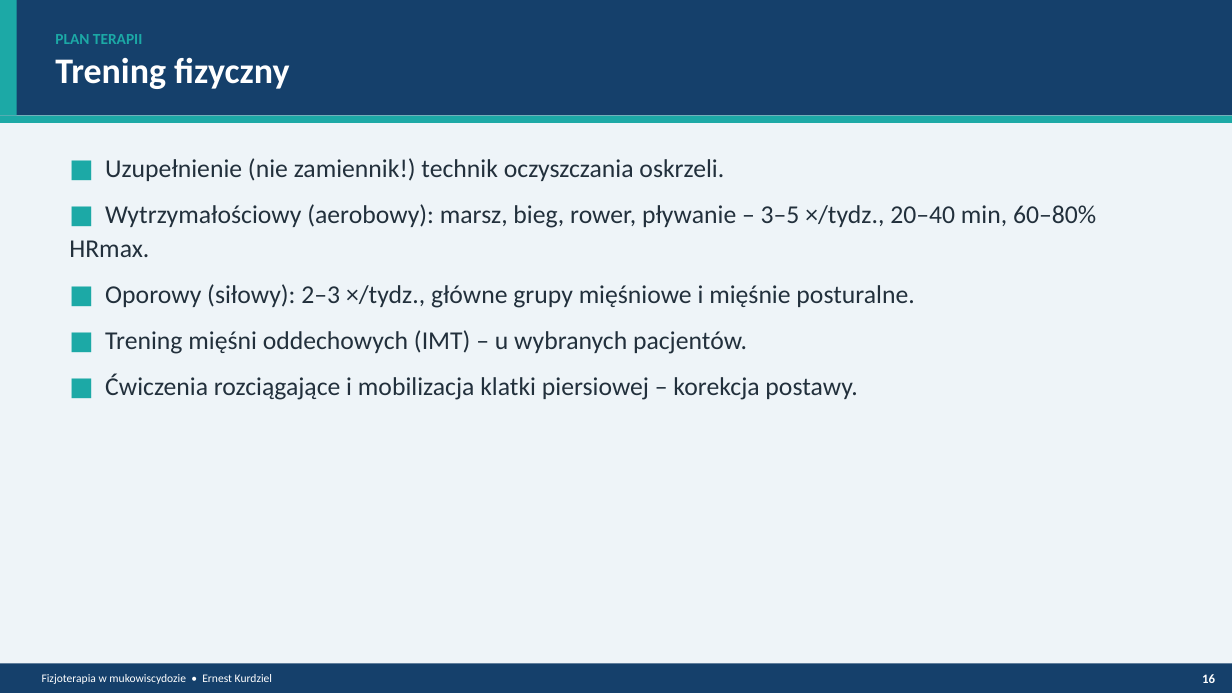
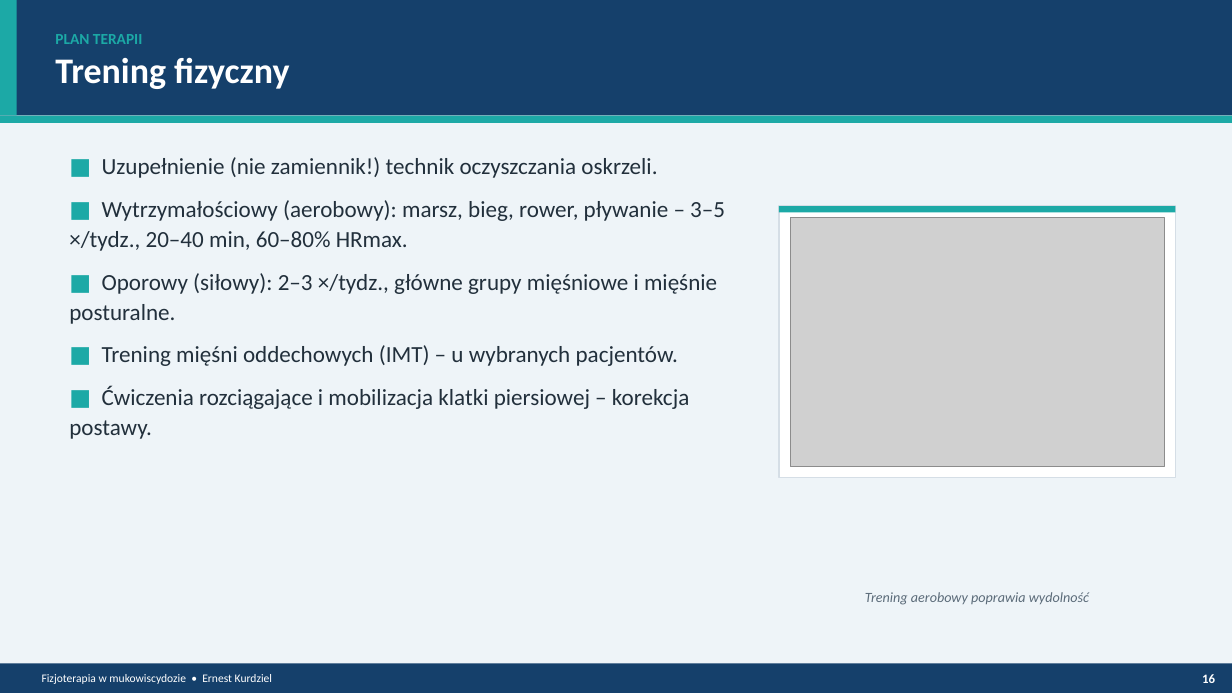
Before and after one commit to ernestkurdziel-max/eqwdfqae, a slide deck: slide 17 of Fizjoterapia_mukowiscydoza_prezentacja.pptx. Drawn at 1232x693 pixels with LibreOffice and Linux fonts; fonts in the diff are those of the drawing; grey boxes stand for pictures. Boxes give left, top, right and bottom in pixels: in the first picture for what was removed or moved away, otherwise in the second. Text is boxed around its words. In the diff, an @@ line names an element or a change of style, - is before the commit and + after.

```diff
--- a/Fizjoterapia_mukowiscydoza_prezentacja.pptx
+++ b/Fizjoterapia_mukowiscydoza_prezentacja.pptx
@@ text "■ Uzupełnienie (nie zamiennik!) technik ..." at (69, 157, 725, 439): size 20 to 18 pt @@
@@ rectangle added at (779, 206, 1176, 478), fill #FFFFFF, outline #D5DEE6 1 pt @@
@@ rectangle added at (779, 206, 1176, 213), fill #1CA9A6 @@
@@ picture added at (790, 217, 1165, 467) @@
@@ text added at (865, 592, 1089, 605), 11 pt, text #5B6B79, italic @@
+Trening aerobowy poprawia wydolność
```
Also in this commit, not shown: 5 other slides changed, 7 other files.
